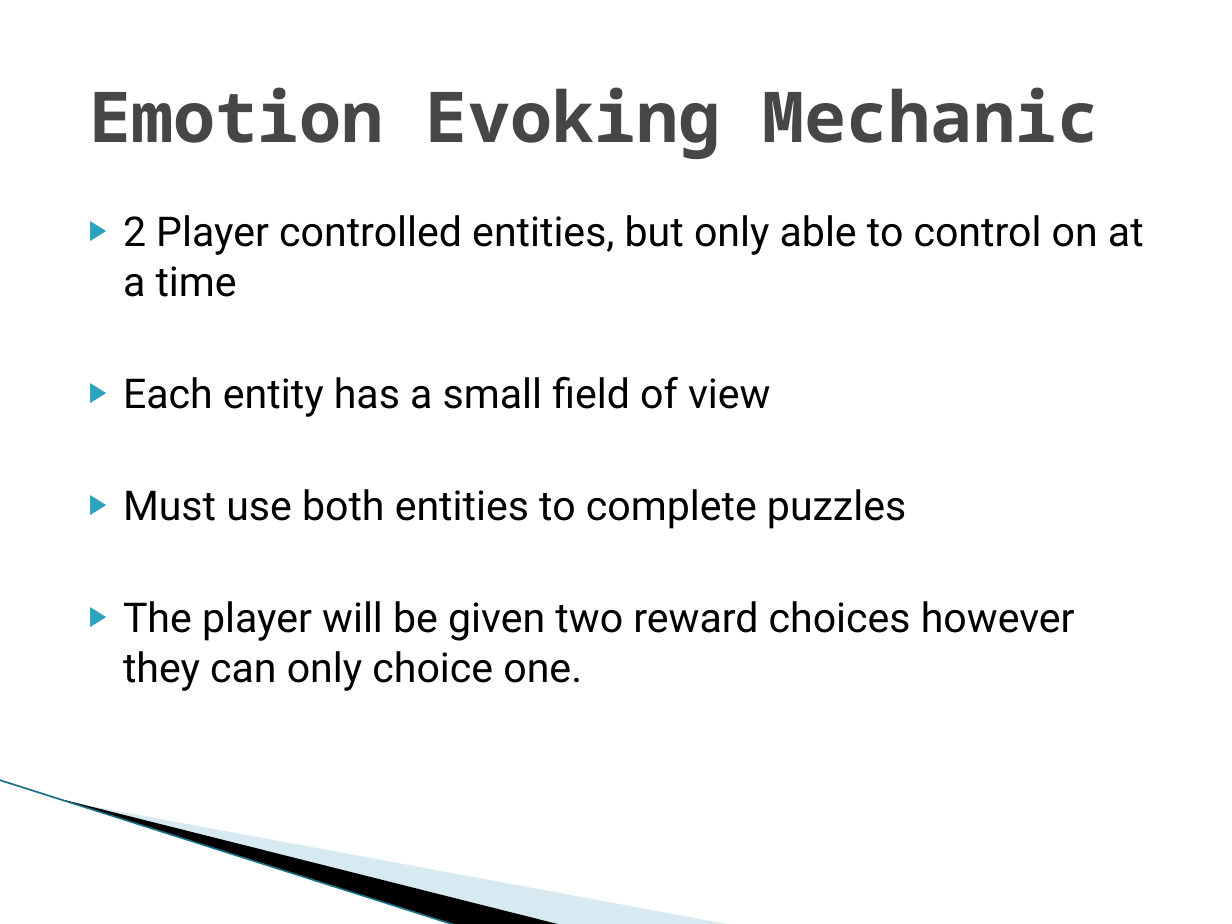
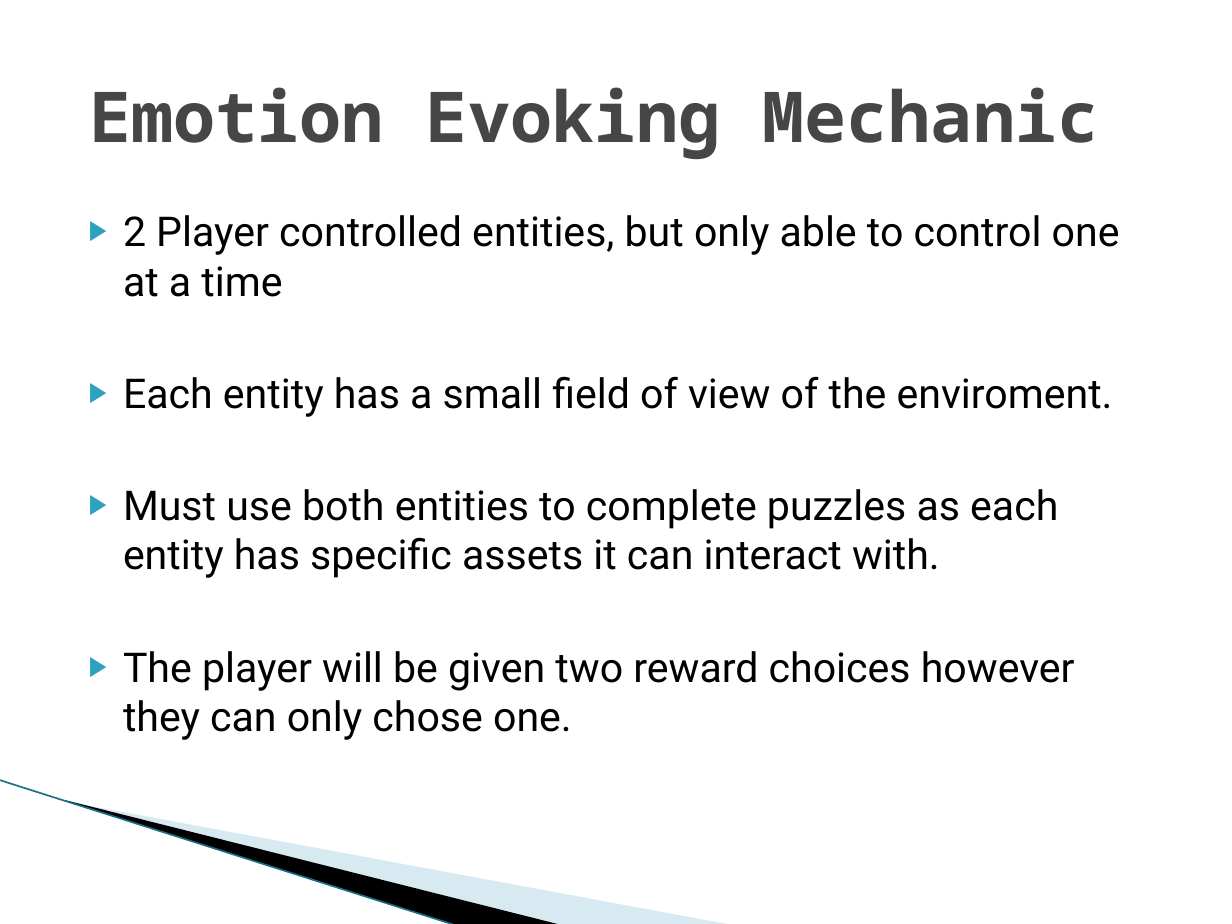
Before and after one commit to UoSGamesGroups/first-semester-l4-5-group-16, a slide deck: slide 4 of Presentations/First Pres.pptx (slide 3 before the commit). Drawn at 1232x924 pixels with LibreOffice and Linux fonts; fonts in the diff are those of the drawing; background and template pictures are left out. Boxes give left, top, right and bottom in pixels: in the first picture for what was removed or moved away, otherwise in the second. Text is boxed around its words. In the diff, an @@ line names an element or a change of style, - is before the commit and + after.

```diff
--- a/Presentations/First Pres.pptx
+++ b/Presentations/First Pres.pptx
@@ text at bbox=[123, 215, 1120, 740]: text changed @@
-▶ 2 Player controlled entities, but only able to control on at a time
-▶ Each entity has a small field of view
-▶ Must use both entities to complete puzzles
-▶ The player will be given two reward choices however they can only choice one.
+▶ 2 Player controlled entities, but only able to control one at a time
+▶ Each entity has a small field of view of the enviroment.
+▶ Must use both entities to complete puzzles as each entity has specific assets it can interact with.
+▶ The player will be given two reward choices however they can only chose one.
```
Also in this commit, not shown: 3 other slides changed.
